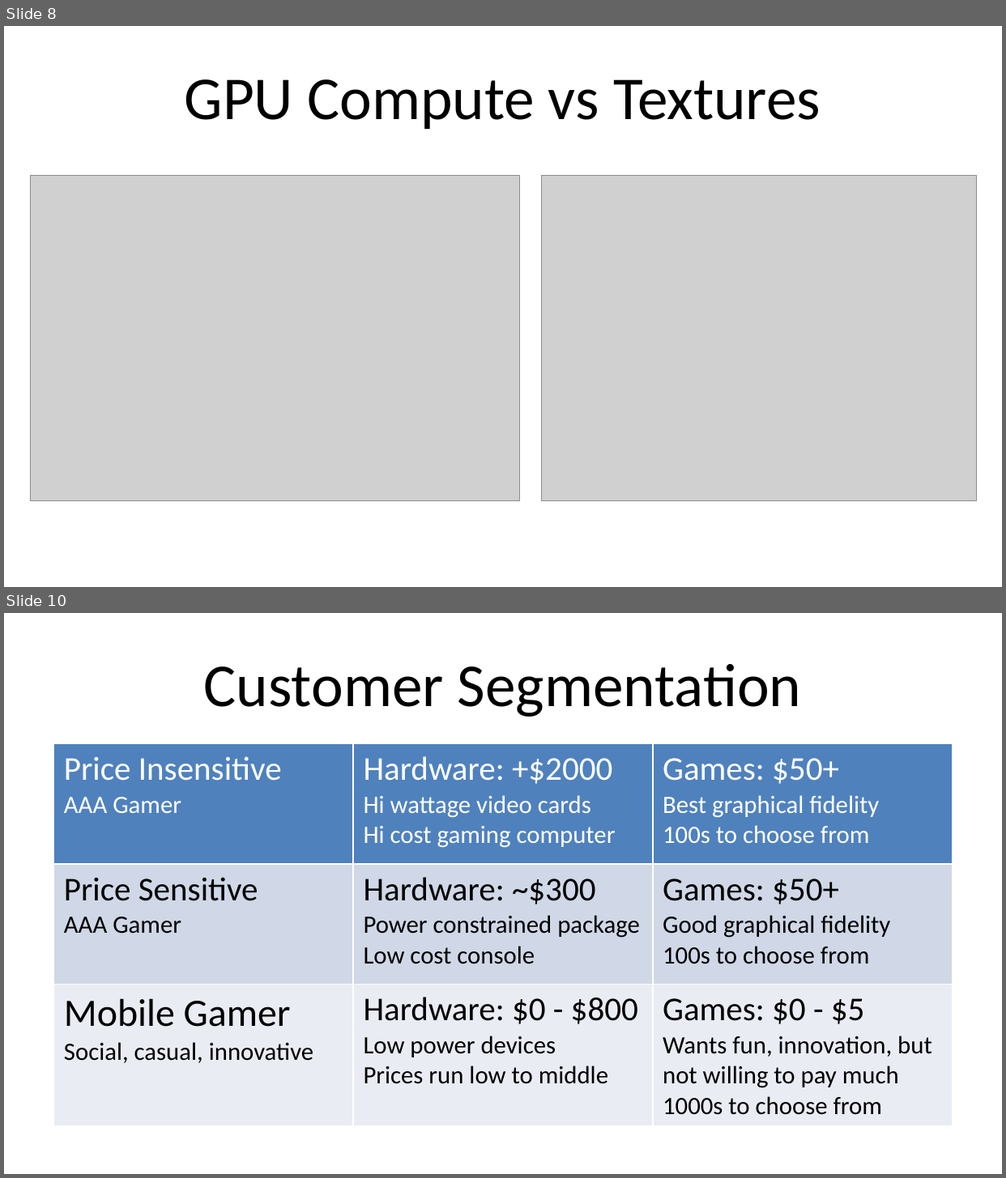
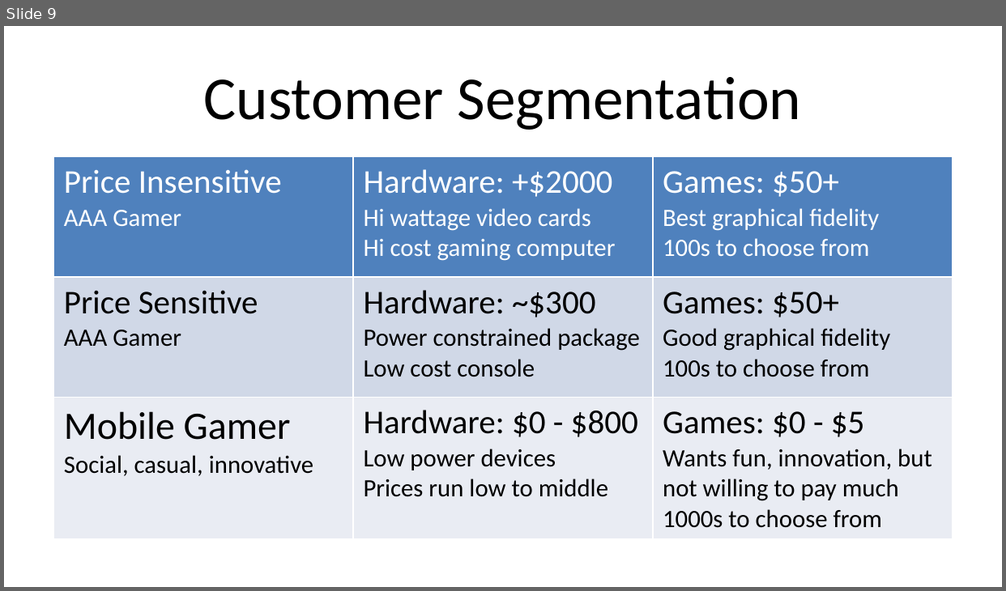
Before and after one commit to boydm/presentations, a slide deck: fmx_2015.16x9.pptx. Shown one above the other, each under a label of ours: slides 8 and 10 before the commit, slide 9 after it; the slides between them are not shown. The pictures are 1006x1178 and 1006x591 pixels, drawn with LibreOffice and Linux fonts; fonts in the diff are those of the drawing; grey boxes stand for pictures. Boxes give left, top, right and bottom in pixels: in the first picture for what was removed or moved away, otherwise in the second. Text is boxed around its words. In the diff, an @@ line names an element or a change of style, - is before the commit and + after.

```diff
--- a/fmx_2015.16x9.pptx
+++ b/fmx_2015.16x9.pptx
@@ slide 8 removed at <box>4,26,1002,587</box>, background #FFFFFF @@
@@ title removed at <box>185,79,820,129</box> @@
-GPU Compute vs Textures
@@ picture removed at <box>30,175,519,501</box> @@
@@ picture removed at <box>542,175,977,501</box> @@
@@ what was slide 10 is now slide 9 @@
```
Also in this commit, not shown: 3 slides changed, 2 slides added, 2 other slides removed.
